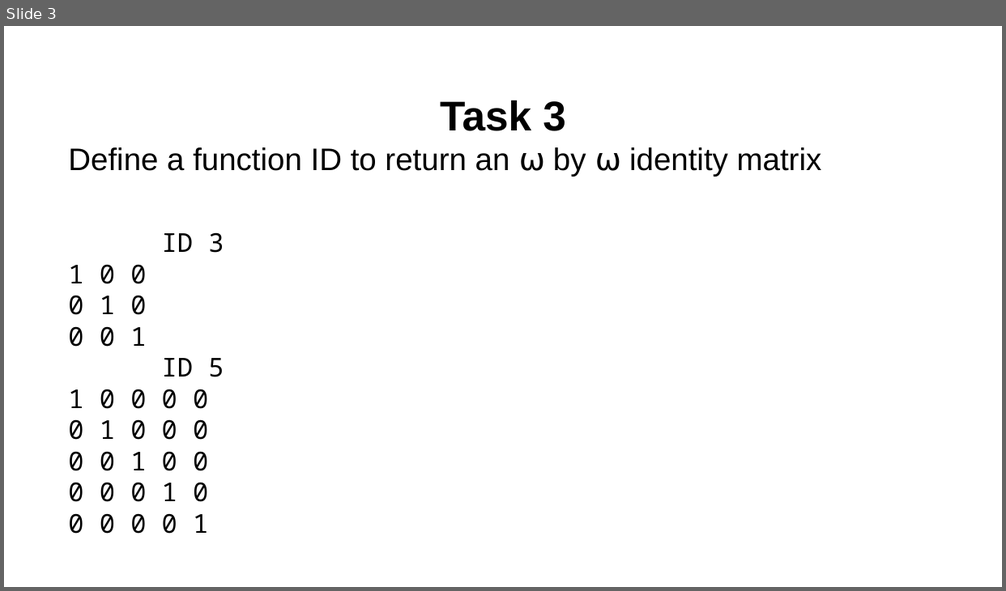
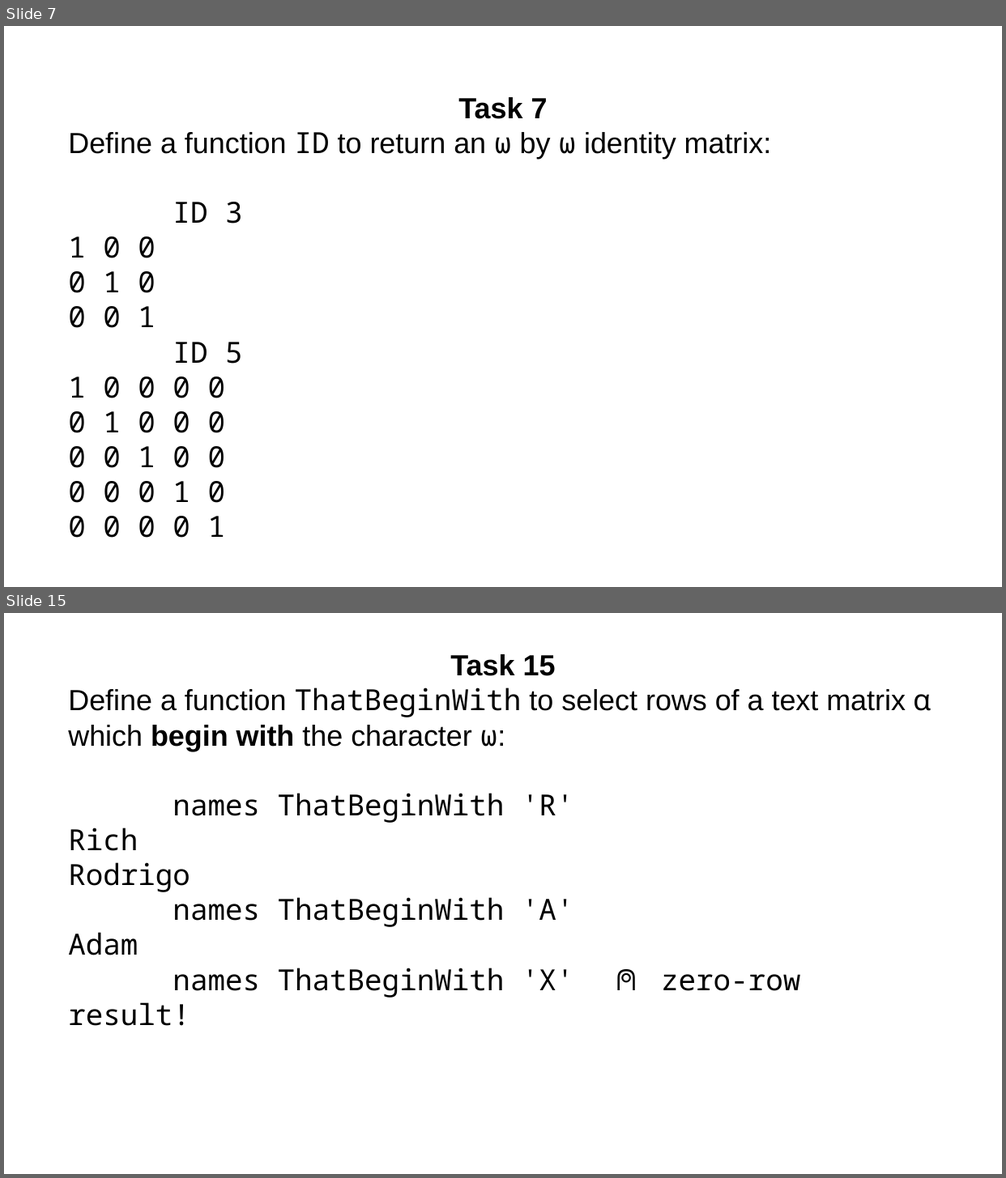
Before and after one commit to abrudz/tasks, a slide deck: tasks4.pptx. Shown one above the other, each under a label of ours: slide 3 before the commit, slides 7 and 15 after it; the slides between them are not shown. The pictures are 1006x591 and 1006x1178 pixels, drawn with LibreOffice and Linux fonts; fonts in the diff are those of the drawing. Boxes give left, top, right and bottom in pixels: in the first picture for what was removed or moved away, otherwise in the second. Text is boxed around its words. In the diff, an @@ line names an element or a change of style, - is before the commit and + after.

```diff
--- a/tasks4.pptx
+++ b/tasks4.pptx
@@ slide 15 added at bbox=[4, 613, 1002, 1174], background #FFFFFF @@
@@ text added at bbox=[68, 654, 906, 998], 28 pt, text #000000 @@
+Task 15
+Define a function ThatBeginWith to select rows of a text matrix ⍺ which begin with the character ⍵:
+names ThatBeginWith 'R'
+Rich
+Rodrigo
+names ThatBeginWith 'A'
+Adam
+names ThatBeginWith 'X' ⍝ zero-row result!
@@ what was slide 3 is now slide 7 @@
@@ slide 7 changed as well @@
@@ text at bbox=[68, 97, 772, 159]: text changed; size 30 to 28 pt @@
-Task 3
-Define a function ID to return an ⍵ by ⍵ identity matrix
+Task 7
+Define a function ID to return an ⍵ by ⍵ identity matrix:
@@ text at bbox=[68, 237, 243, 538]: size 25 to 28 pt in "ID 3", "1 0 0", "0 1 0", "0 0 1" and 6 more places @@
```
Also in this commit, not shown: 1 other slide changed, 16 other slides added, 5 slides removed, 1 other file.
